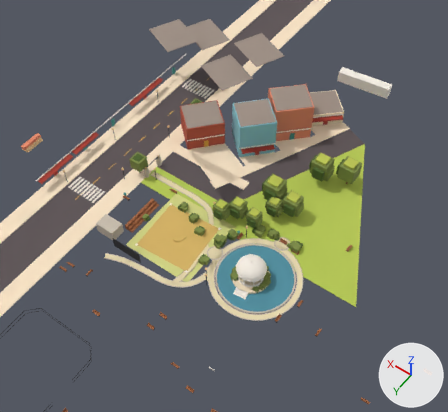
An edit to the glTF model newcity/chunk_0_0.glb, drawn before and after from the same camera.
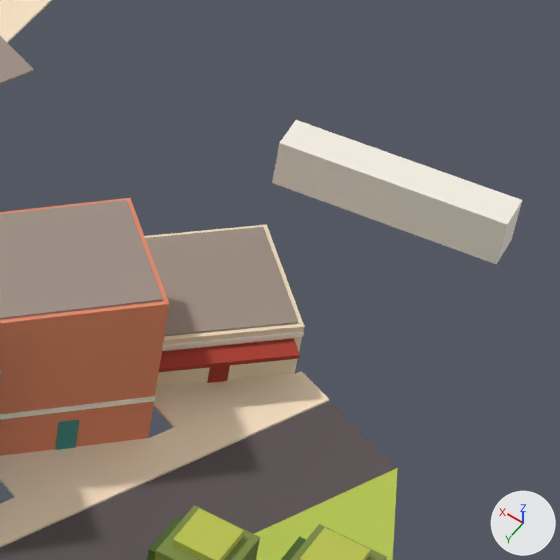
Each version is shown from a camera (50 mm lens) standing at (-33.1, 54.3, 119.4) and looking at (26.7, -29.5, -12.2), then close up on the part from 62% to 89% of the width and 10% to 40% of the height. The lights are fixed; the arrows at lower right show +X, +Y and +Z. The first two pictures are the older version. Where no turn or scale is listed for an object, it has been applied to the vertices. Vertices at exactly the same position are counted once.

Script lines for the objects in view, before the commit:
```python
ob_chunk_0_0__building = bpy.data.objects.new('chunk_0_0__building', me_roof_vee_leftbb0)
ob_chunk_0_0__building.location = (0.0, 0.0, 0.0)
ob_chunk_0_0__statehouse = bpy.data.objects.new('chunk_0_0__statehouse', me_sh_ped)
ob_chunk_0_0__statehouse.location = (10.26, -69.92, 0.0)
ob_chunk_0_0__tree = bpy.data.objects.new('chunk_0_0__tree', me_trunk28)
ob_chunk_0_0__tree.location = (0.0, 0.0, 0.0)
# me_roof_vee_leftbb0
# before: 258 (24.7, -63.6, 4.0), 259 (18.5, -57.0, 4.0), 262 (17.8, -70.1, 4.0) at pixel (266, 224), 263 (11.6, -63.6, 4.0) at pixel (304, 326)
# also in view: 'chunk_0_0__ground' at (21.6, -57.5, 0.1)
```
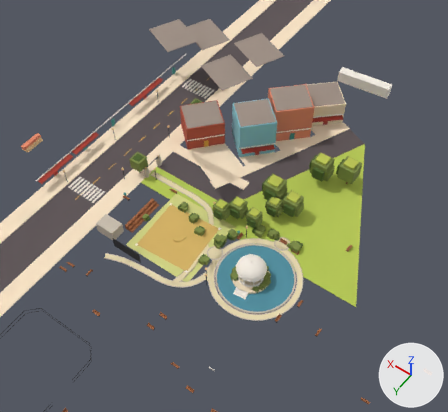
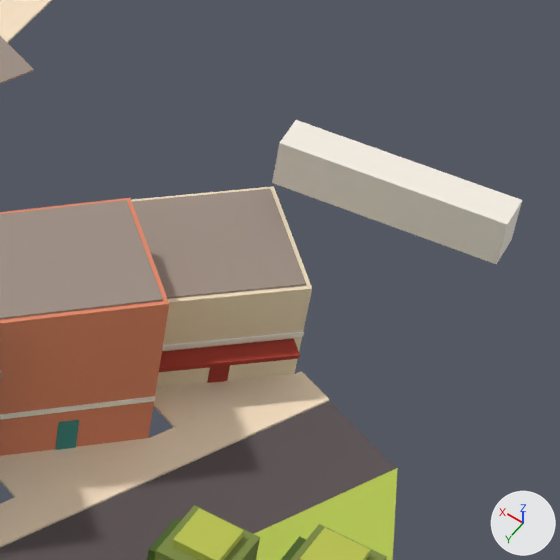
Diff of the bpy script that builds the scene:
```diff
--- a/newcity/chunk_0_0.glb.py
+++ b/newcity/chunk_0_0.glb.py
@@ me_roof_vee_leftbb0 @@
 me_roof_vee_leftbb0.from_pydata(...)  # 264 vertices, 412 faces; spans x 11.0..67.4, y -70.1..1.0, z 0.0..14.3
 # used by ob_chunk_0_0__building; location = (0.0, 0.0, 0.0)
+# me_roof_vee_leftbb0 part 1: the loose piece of 8 vertices spanning x 12.0..24.3, y -69.7..-57.5, z 4.0..4.1 is moved by (0.0, 0.0, 3.0)
+# me_roof_vee_leftbb0 part 2
+for i in [258, 259, 262, 263]: me_roof_vee_leftbb0.vertices[i].co += Vector((0.0, 0.0, 3.0))
 me_roof_vee_leftbb0.materials.append(mat_nc_roof)
```

Where the change shows, as pixel boxes [x1, y1, x2, y2] in the close-ups (560 x 560 px; the box of a moved part takes in the faces that stretch with it):
'chunk_0_0__building', reshaped: before [0, 36, 304, 456]; after [0, 36, 312, 456]
part 1 of me_roof_vee_leftbb0, moved or reshaped: before [145, 227, 298, 336]; after [132, 189, 306, 299]
part 2 of me_roof_vee_leftbb0, moved or reshaped: before [145, 225, 304, 387]; after [131, 186, 312, 387]
